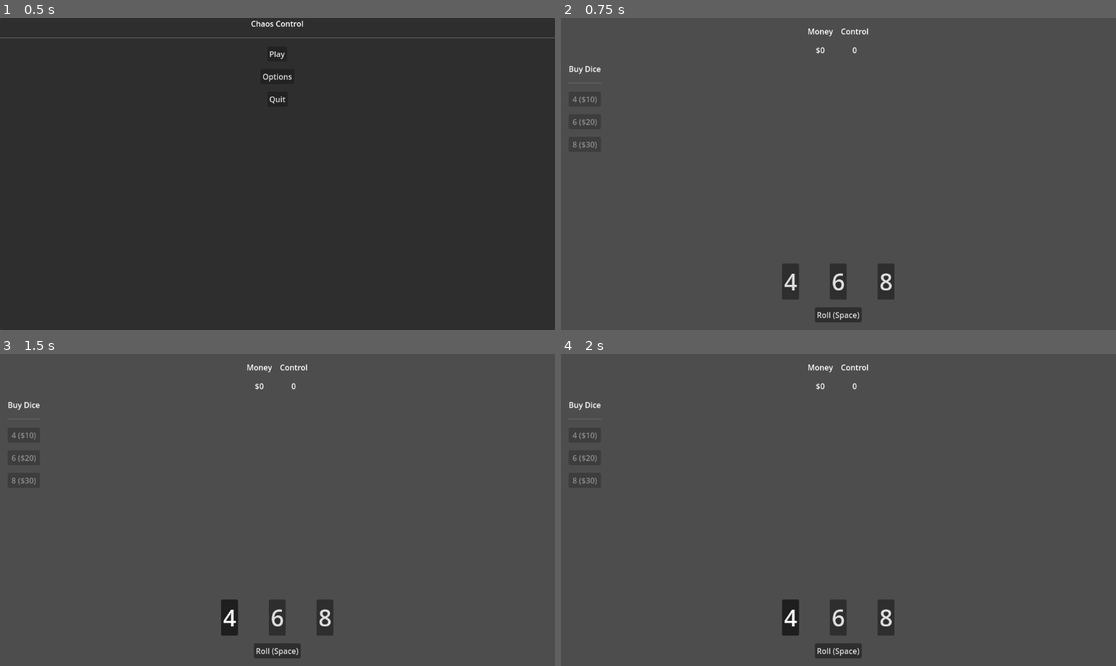
Above: before the commit, frames 1-4 (two rows, left to right).
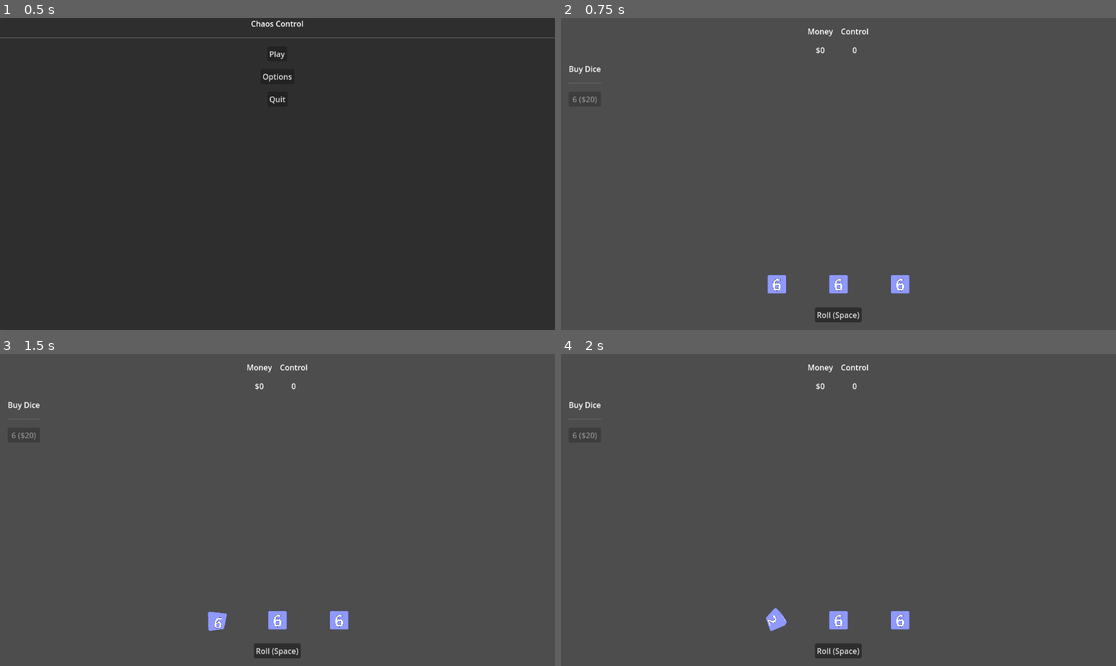
Above: after the commit, the same moments.

Repository: rcorre/chaos-control
Game: Godot game, scene res://menus/title/Title.tscn
Same seed, same stepped clock (60 frames per second), same inputs: the game is played once before the commit and once after it.
Inputs (mouse positions are in pixels of both pictures, inside the frame that each line leads up to):
- Up to frame 1 (0.5 s): no input
- Up to frame 2 (0.75 s): click "Play" at 0.5 s
- Up to frame 3 (1.5 s): click (227, 616) at 1.25 s, where only the run before the commit has a clickable "4"
- Up to frame 4 (2 s): no input

Frame 1 is identical in both runs. In frame 2, 1.4% of the frame differs, in the area x 2-63%, y 25-91%; in frame 3, 1.4%; in frame 4, 1.4%.

Commit message:
Animate dice buttons.

Diff:
--- a/scenes/dice_bar.gd
+++ b/scenes/dice_bar.gd
@@ -1,5 +1,6 @@
 extends HBoxContainer
 
+const DIE_BUTTON_SCENE: PackedScene = preload("res://scenes/die_button.tscn")
 const ROLLED_DIE_SCENE: PackedScene = preload("res://scenes/rolled_die.tscn")
 
 @onready var roll_confirm_button: Button = %RollConfirmButton
@@ -8,9 +9,9 @@
 var rolled_dice: Array[RolledDie]
 
 func _ready() -> void:
-	add_die(4)
 	add_die(6)
-	add_die(8)
+	add_die(6)
+	add_die(6)
 
 	roll_confirm_button.pressed.connect(on_roll_confirm_pressed)
 	Events.add_die.connect(add_die)
@@ -25,13 +26,9 @@
 		roll()
 
 func add_die(sides: int) -> void:
-	var button := Button.new()
+	var button := DIE_BUTTON_SCENE.instantiate() as DieButton
 	add_child(button)
-	button.text = str(sides)
-	button.toggle_mode = true
-	button.add_theme_font_size_override("font_size", 48)
-	button.focus_mode = FOCUS_NONE
-	Events.dice_active.connect(button.set_disabled)
+	button.sides = sides
 
 	var idx := dice().size()
 	button.shortcut = Shortcut.new()
@@ -45,10 +42,10 @@
 	elif not rolled_dice.is_empty() and event.is_action_pressed("confirm"):
 		confirm()
 
-func dice() -> Array[Button]:
-	var res: Array[Button]
+func dice() -> Array[DieButton]:
+	var res: Array[DieButton]
 	for c in get_children():
-		var b := c as Button
+		var b := c as DieButton
 		if b:
 			res.push_back(b)
 	return res
@@ -73,14 +70,13 @@
 	rolled_dice.clear()
 	Events.dice_active.emit(false)
 
-func roll_die(b: Button) -> void:
+func roll_die(b: DieButton) -> void:
 	var die := ROLLED_DIE_SCENE.instantiate() as RolledDie
 	rolled_dice.push_back(die)
-	die.sides = b.text.to_int()
+	die.sides = b.sides
 	die.value = randi_range(1, die.sides)
 
 	b.add_child(die)
-	b.set_pressed_no_signal(false)
 	b.release_focus()
 
 	roll_sound.play()
--- a/scenes/die_button.gd
+++ b/scenes/die_button.gd
@@ -1,14 +1,26 @@
 extends TextureButton
+class_name DieButton
 
 @onready var anim: AnimationPlayer = $AnimationPlayer
 
+var sides: int
+
 func _ready() -> void:
 	toggle_mode = true
+	add_theme_font_size_override("font_size", 48)
+	focus_mode = FOCUS_NONE
+	Events.dice_active.connect(on_dice_active)
 
-func _pressed() -> void:
-	if button_pressed:
-		prints("play")
+func on_dice_active(active: bool) -> void:
+	disabled = active
+	if not active:
+		self_modulate = Color.WHITE
+		button_pressed = false
+	elif button_pressed:
+		self_modulate = Color.TRANSPARENT
+
+func _toggled(on: bool) -> void:
+	if on:
 		anim.play("active")
 	else:
-		prints("reset")
 		anim.play("RESET")
--- a/scenes/die_button.tscn
+++ b/scenes/die_button.tscn
@@ -51,6 +51,7 @@
 script = ExtResource("1_yh6wu")
 
 [node name="SubViewport" type="SubViewport" parent="."]
+own_world_3d = true
 transparent_bg = true
 msaa_3d = 1
 size = Vector2i(64, 64)
--- a/scenes/game.tscn
+++ b/scenes/game.tscn
@@ -85,24 +85,12 @@
 [node name="GridContainer" type="VBoxContainer" parent="VBoxContainer/CenterArea/Shop"]
 layout_mode = 2
 
-[node name="Button" type="Button" parent="VBoxContainer/CenterArea/Shop/GridContainer"]
-layout_mode = 2
-text = "4"
-script = ExtResource("4_p57ef")
-
 [node name="Button2" type="Button" parent="VBoxContainer/CenterArea/Shop/GridContainer"]
 layout_mode = 2
 text = "6"
 script = ExtResource("4_p57ef")
 sides = 6
 cost = 20
-
-[node name="Button3" type="Button" parent="VBoxContainer/CenterArea/Shop/GridContainer"]
-layout_mode = 2
-text = "8"
-script = ExtResource("4_p57ef")
-sides = 8
-cost = 30
 
 [node name="DiceBar" type="HBoxContainer" parent="VBoxContainer"]
 layout_mode = 2
--- a/scenes/rolled_die.gd
+++ b/scenes/rolled_die.gd
@@ -40,5 +40,5 @@
 
 func remove() -> void:
 	var tween := get_tree().create_tween()
-	tween.tween_property(self, "modulate", Color.TRANSPARENT, 2.0).set_trans(Tween.TRANS_QUAD).set_ease(Tween.EASE_OUT)
+	tween.tween_property(self, "modulate", Color.TRANSPARENT, 1.0).set_trans(Tween.TRANS_QUAD).set_ease(Tween.EASE_OUT)
 	tween.tween_callback(queue_free)
